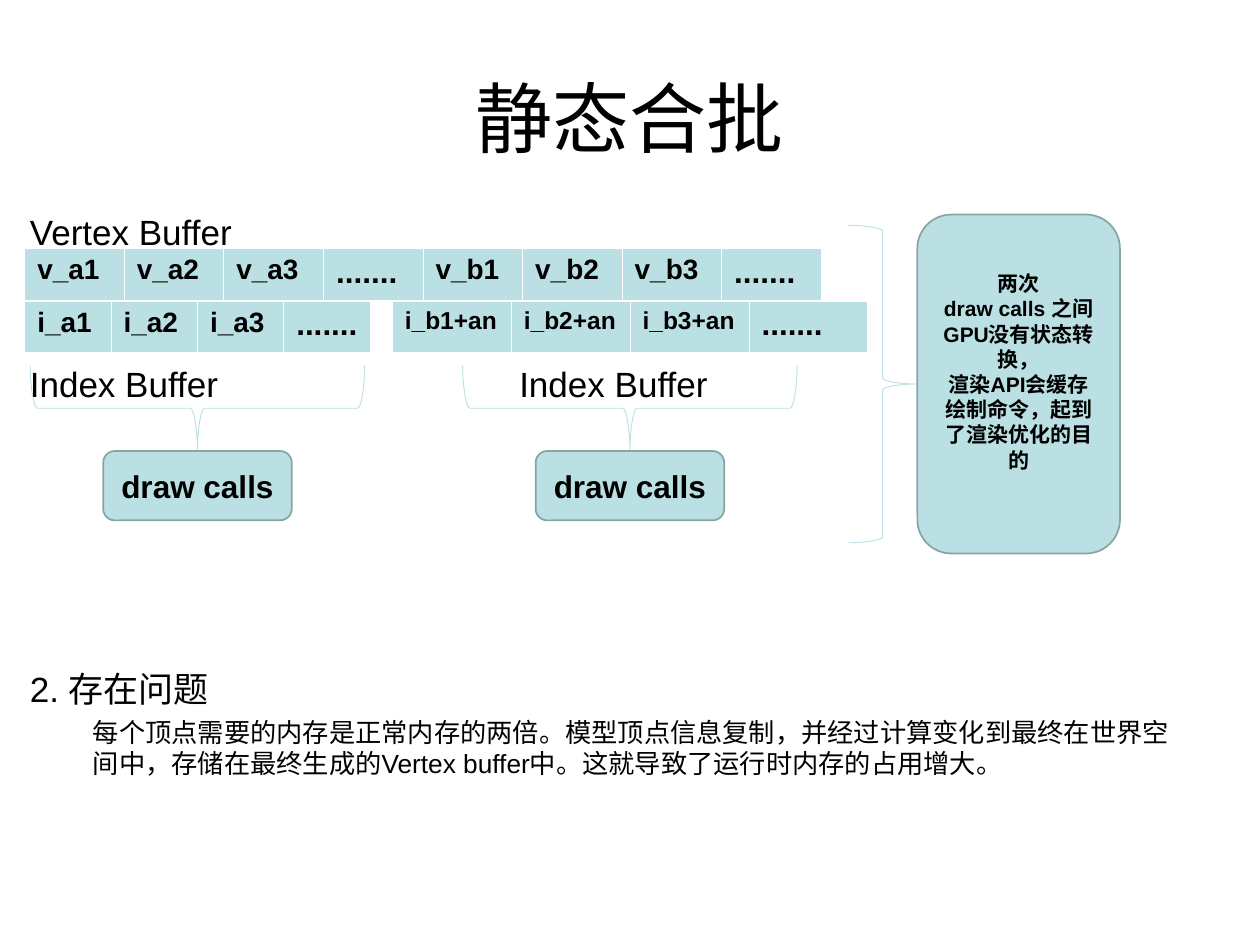
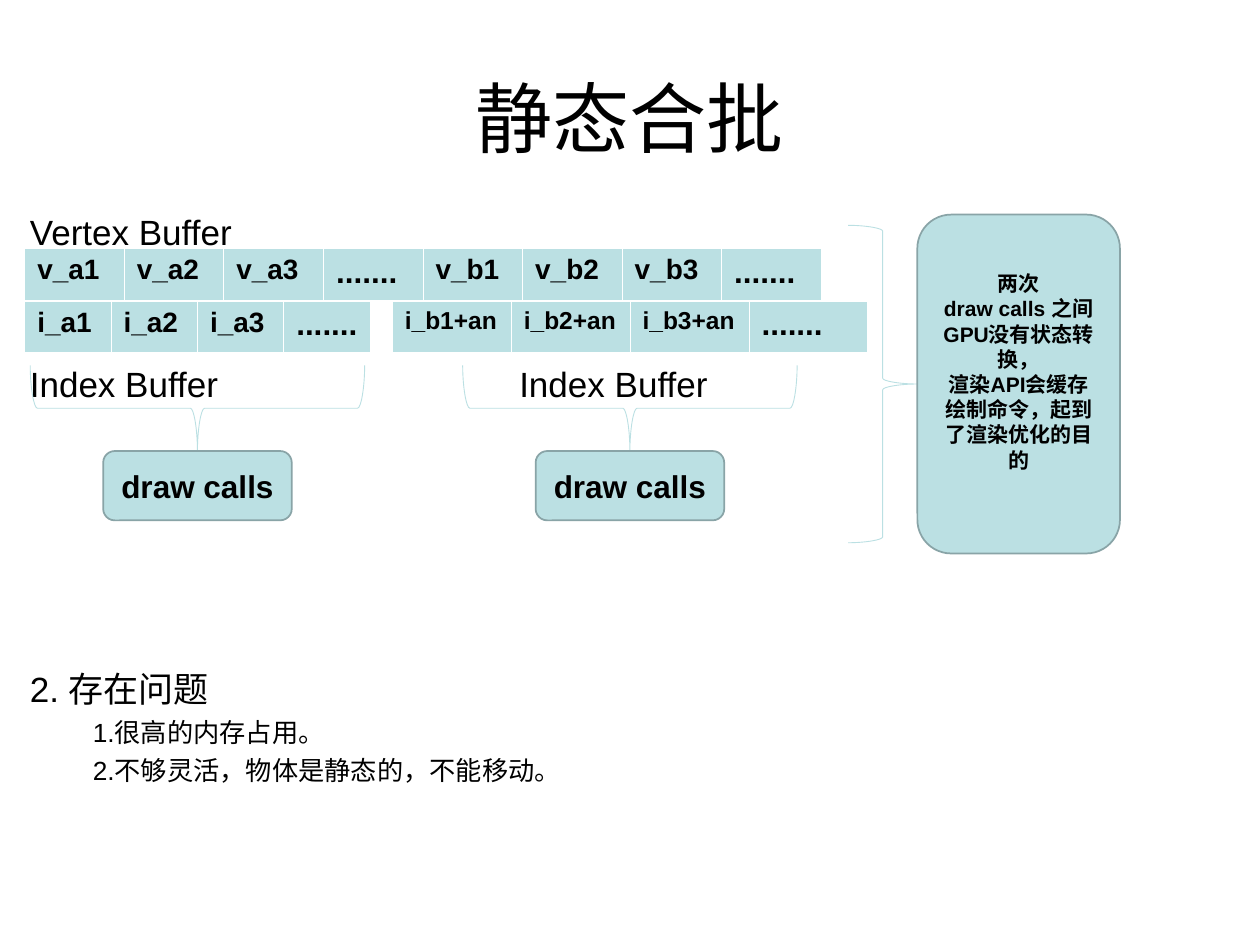
Before and after one commit to lhswei/learnopengl, a slide deck: slide 7 of sample/instancing/3D渲染instancing.ppt. Drawn at 1260x945 pixels with LibreOffice and Linux fonts; fonts in the diff are those of the drawing. Boxes give left, top, right and bottom in pixels: in the first picture for what was removed or moved away, otherwise in the second. Text is boxed around its words. In the diff, an @@ line names an element or a change of style, - is before the commit and + after.

Commit message:
md

```diff
--- a/sample/instancing/3D渲染instancing.ppt
+++ b/sample/instancing/3D渲染instancing.ppt
@@ text at [93, 721, 561, 783]: text changed @@
-  每个顶点需要的内存是正常内存的两倍。模型顶点信息复制，并经过计算变化到最终在世界空间中，存储在最终生成的Vertex buffer中。这就导致了运行时内存的占用增大。
+  1.很高的内存占用。
+  2.不够灵活，物体是静态的，不能移动。
```
Also in this commit, not shown: 3 other slides changed.
